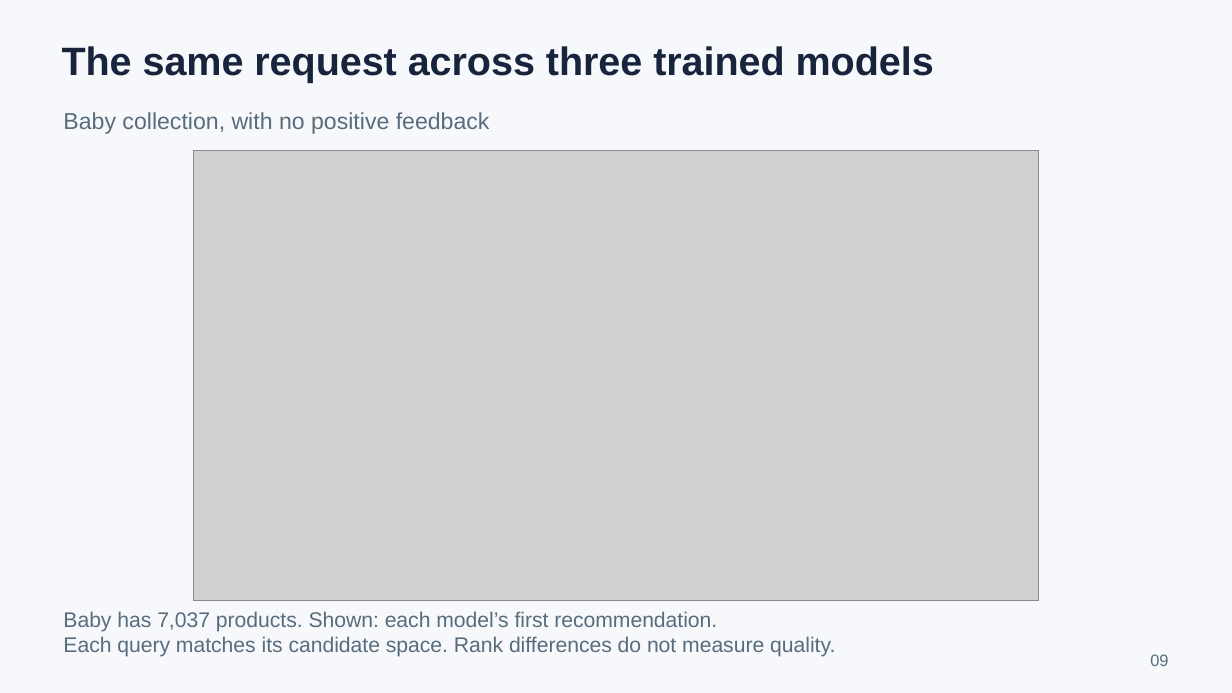
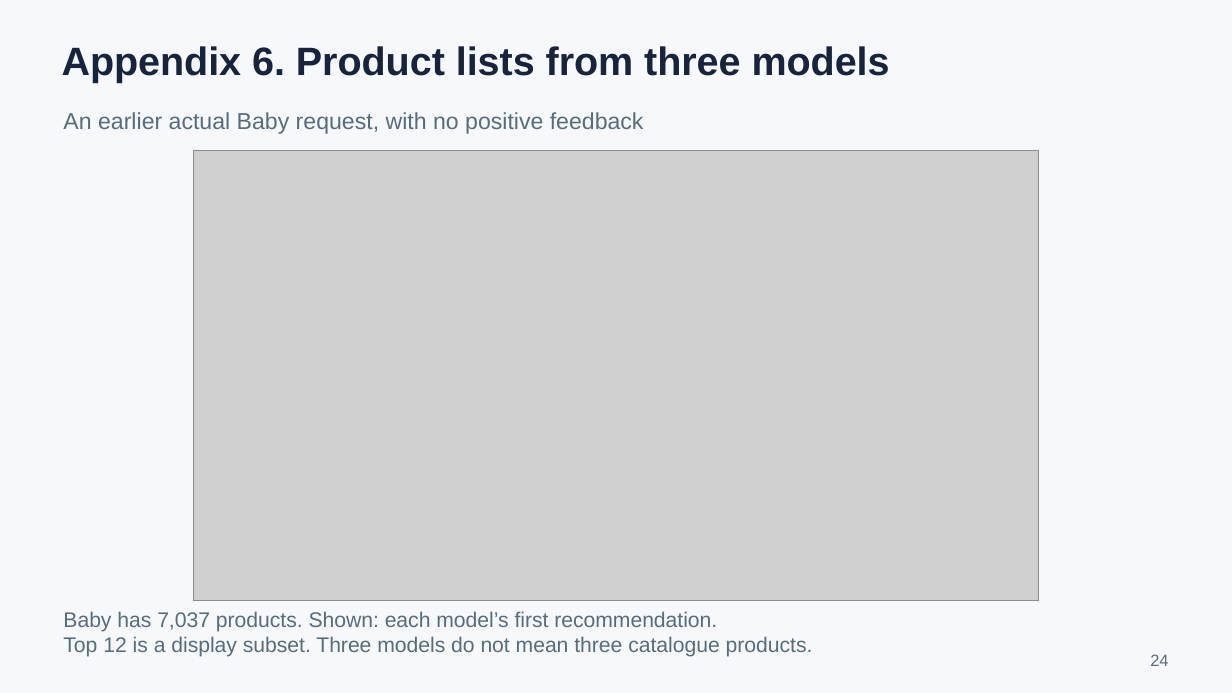
Before and after one commit to cjk041212/ShopLens, a slide deck: slide 24 of submission/ShopLens_Qwen_presentation.pptx (slide 9 before the commit). Drawn at 1232x693 pixels with LibreOffice and Linux fonts; fonts in the diff are those of the drawing; grey boxes stand for pictures. Boxes give left, top, right and bottom in pixels: in the first picture for what was removed or moved away, otherwise in the second. Text is boxed around its words. In the diff, an @@ line names an element or a change of style, - is before the commit and + after.

```diff
--- a/submission/ShopLens_Qwen_presentation.pptx
+++ b/submission/ShopLens_Qwen_presentation.pptx
@@ text at [62,46,890,83]: text changed @@
-The same request across three trained models
+Appendix 6. Product lists from three models
@@ text at [63,112,644,134]: text changed @@
-Baby collection, with no positive feedback
+An earlier actual Baby request, with no positive feedback
@@ text at [63,636,813,657]: text changed @@
-Each query matches its candidate space. Rank differences do not measure quality.
+Top 12 is a display subset. Three models do not mean three catalogue products.
@@ text at [1150,654,1168,666]: text changed @@
-09
+24
```
Also in this commit, not shown: 2 other slides changed, 3 slides added, 3 slides removed, 2 other files.
